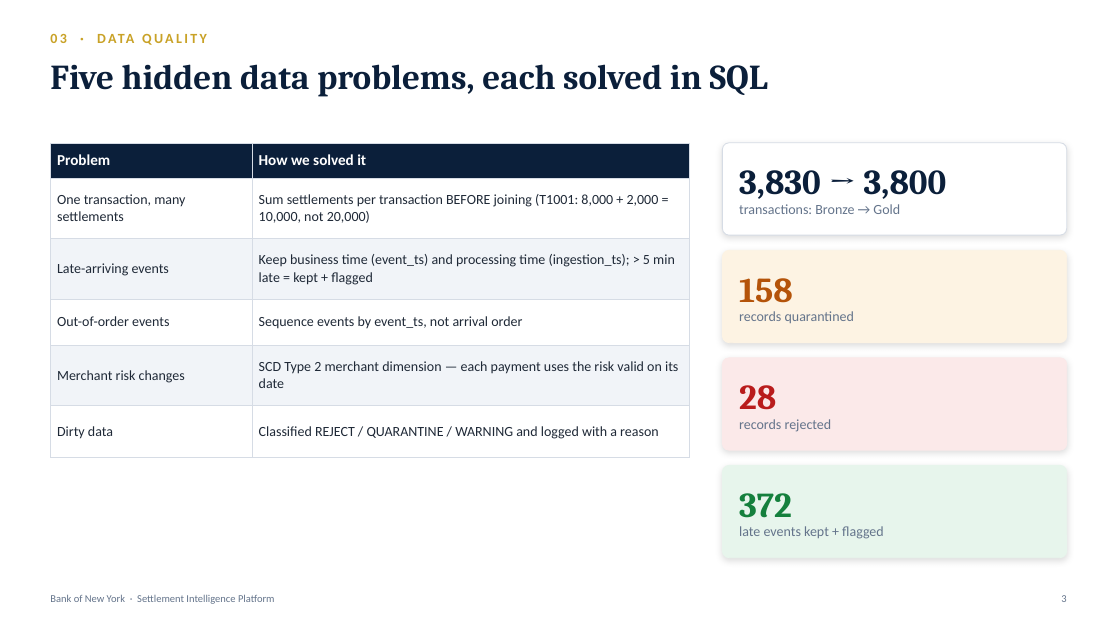
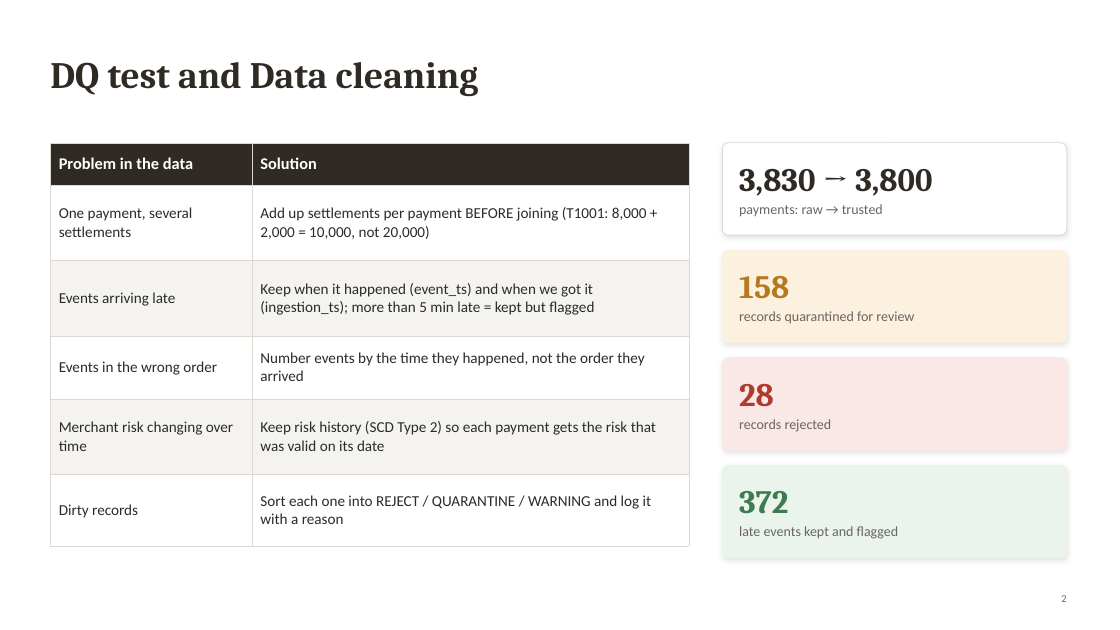
Before and after one commit to Ghanshyam-02/capstone-2, a slide deck: slide 3 of presentation/Settlement_Intelligence_Platform.pptx (slide 4 before the commit). Drawn at 1120x630 pixels with LibreOffice and Linux fonts; fonts in the diff are those of the drawing. Boxes give left, top, right and bottom in pixels: in the first picture for what was removed or moved away, otherwise in the second. Text is boxed around its words. In the diff, an @@ line names an element or a change of style, - is before the commit and + after.

```diff
--- a/presentation/Settlement_Intelligence_Platform.pptx
+++ b/presentation/Settlement_Intelligence_Platform.pptx
@@ text removed at box(50, 29, 1059, 55) @@
-03 · DATA QUALITY
@@ text removed at box(50, 64, 768, 97) @@
-Five hidden data problems, each solved in SQL
@@ text added at box(50, 62, 479, 96), 32 pt, text #2F2A24, bold @@
+DQ test and Data cleaning
@@ table at box(50, 143, 689, 528) @@
-row 1, column 1: Problem
+row 1, column 1: Problem in the data
-row 1, column 2: How we solved it
+row 1, column 2: Solution
-row 2, column 1: One transaction, many settlements
+row 2, column 1: One payment, several settlements
-row 2, column 2: Sum settlements per transaction BEFORE joining (T1001: 8,000 + 2,000 = 10,000, not 20,000)
+row 2, column 2: Add up settlements per payment BEFORE joining (T1001: 8,000 + 2,000 = 10,000, not 20,000)
-row 3, column 1: Late-arriving events
+row 3, column 1: Events arriving late
-row 3, column 2: Keep business time (event_ts) and processing time (ingestion_ts); > 5 min late = kept + flagged
+row 3, column 2: Keep when it happened (event_ts) and when we got it (ingestion_ts); more than 5 min late = kept but flagged
-row 4, column 1: Out-of-order events
+row 4, column 1: Events in the wrong order
-row 4, column 2: Sequence events by event_ts, not arrival order
+row 4, column 2: Number events by the time they happened, not the order they arrived
-row 5, column 1: Merchant risk changes
+row 5, column 1: Merchant risk changing over time
-row 5, column 2: SCD Type 2 merchant dimension — each payment uses the risk valid on its date
+row 5, column 2: Keep risk history (SCD Type 2) so each payment gets the risk that was valid on its date
-row 6, column 1: Dirty data
+row 6, column 1: Dirty records
-row 6, column 2: Classified REJECT / QUARANTINE / WARNING and logged with a reason
+row 6, column 2: Sort each one into REJECT / QUARANTINE / WARNING and log it with a reason
@@ fill #0B1F3A to #2F2A24 in row 1 @@
@@ fill #F1F4F8 to #F4F3F0 in 4 cells @@
@@ borders changed @@
@@ rounded rectangle at box(723, 143, 1067, 235): outline #D6DCE5 0.75 pt to #DDD9D2 0.75 pt; shadow changed; proportions changed @@
@@ text "3,830 → 3,800" at box(739, 169, 932, 196): size 30 to 28 pt, text colour #0B1F3A to #2F2A24 @@
@@ text at box(739, 204, 883, 216): text changed; text colour #64748B to #6B6560 @@
-transactions: Bronze → Gold
+payments: raw → trusted
@@ rounded rectangle at box(723, 250, 1067, 343): fill #FDF3E3 to #FBF1DE; outline #FDF3E3 0.75 pt to #FBF1DE 0.75 pt; shadow changed; proportions changed @@
@@ text "158" at box(739, 276, 789, 299): size 30 to 28 pt, text colour #B45309 to #B7791F @@
@@ text at box(739, 311, 914, 323): text changed; text colour #64748B to #6B6560 @@
-records quarantined
+records quarantined for review
@@ rounded rectangle at box(723, 358, 1067, 450): fill #FBE9E9 to #F9E8E5; outline #FBE9E9 0.75 pt to #F9E8E5 0.75 pt; shadow changed; proportions changed @@
@@ text "28" at box(739, 384, 774, 406): size 30 to 28 pt, text colour #B91C1C to #B03A2E @@
@@ text "records rejected" at box(739, 419, 832, 432): text colour #64748B to #6B6560 @@
@@ rounded rectangle at box(723, 465, 1067, 558): fill #E7F5EC to #EAF3EC; outline #E7F5EC 0.75 pt to #EAF3EC 0.75 pt; shadow changed; proportions changed @@
@@ text "372" at box(739, 491, 788, 514): size 30 to 28 pt, text colour #15803D to #3E7C4F @@
@@ text at box(739, 526, 899, 539): text changed; text colour #64748B to #6B6560 @@
-late events kept + flagged
+late events kept and flagged
@@ text removed at box(50, 594, 275, 604) @@
-Bank of New York · Settlement Intelligence Platform
@@ text at box(1061, 595, 1066, 602): text changed; text colour #64748B to #6B6560 @@
-3
+2
```
Also in this commit, not shown: 7 other slides changed, 5 slides added, 8 slides removed, 3 other files.
